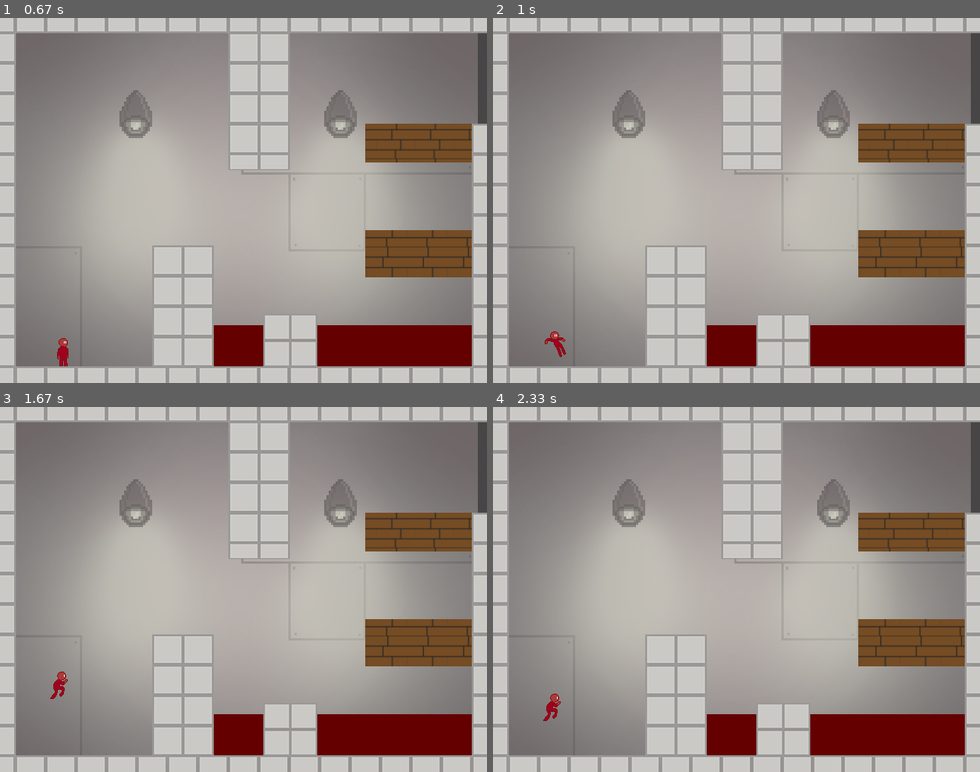
Above: before the commit, frames 1-4 (two rows, left to right).
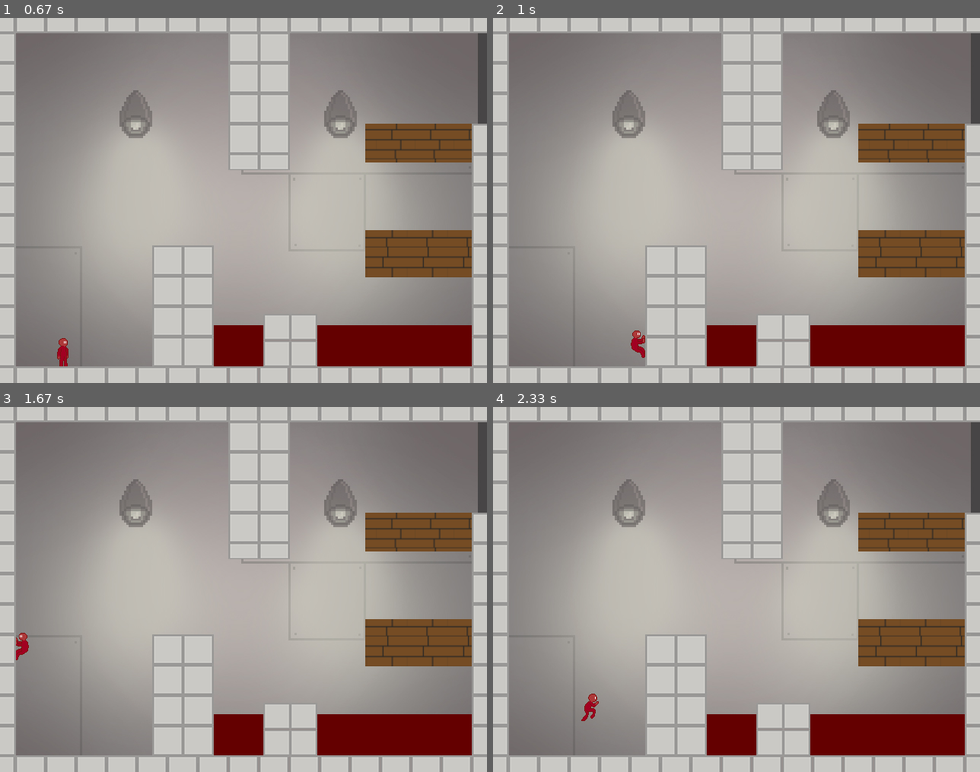
Above: after the commit, the same moments.

Repository: Teedu/Warehouse_Getaway
Game: pygame game, started from main.py
The game is run twice, just before and just after one commit, with the same random seed, the same clock (stepped at 60 frames per second) and the same inputs.
Inputs (mouse positions are in pixels of both pictures, inside the frame that each line leads up to):
- Up to frame 1 (0.67 s): click "Start" at 0.38 s
- Up to frame 2 (1 s): hold W from 0.67 s (still down); hold Right from 0.67 s (still down); move the mouse to (717, 215) at 0.7 s
- Up to frame 3 (1.67 s): release W at 1.13 s; release Right at 1.13 s; tap Space at 1.17, 1.5 s
- Up to frame 4 (2.33 s): tap R at 1.83 s; hold Right from 2.17 s (still down); tap Space at 2.23 s

Frame 1 is identical in both runs. In frame 2, 0.3% of the frame differs, in the area x 10-32%, y 85-94%; in frame 3, 0.3%; in frame 4, 0.3%.

Commit message:
parandatud topelt hüppe

Diff:
--- a/main.py
+++ b/main.py
@@ -86,9 +86,9 @@
             elif self.vy<0 and self.vx==0:
                  window.blit(huppamine,(self.x-20,self.y-20))
             elif self.vy<0 and self.vx<0:
-                 window.blit(pygame.transform.flip(kukkumine, True, False),(self.x-20,self.y-20))
+                 window.blit(pygame.transform.flip(huppamine, True, False),(self.x-20,self.y-20))
             elif self.vy>0 and self.vx>0:
-                 window.blit(huppamine,(self.x-20,self.y-20))
+                 window.blit(kukkumine,(self.x-20,self.y-20))
             elif self.vy>0 and self.vx<0:
                  window.blit(pygame.transform.flip(kukkumine, True, False),(self.x-20,self.y-20))
             elif self.vy>0 and self.vx==0:
@@ -123,8 +123,12 @@
                 self.y =s.y+s.h+20
             elif self.x+20 in range(s.x, s.x+s.w) and self.y+20 in range(s.y,s.y+s.h):
                 self.points_bol[8]=True
+                self.jump1=True
+                self.jump2=True
             elif self.x-20 in range(s.x, s.x+s.w) and self.y+20 in range(s.y,s.y+s.h):
                 self.points_bol[6]=True
+                self.jump1=True
+                self.jump2=True
             elif self.x+20 in range(s.x, s.x+s.w) and self.y-20 in range(s.y,s.y+s.h):
                 self.points_bol[2]=True
             elif self.x-20 in range(s.x, s.x+s.w) and self.y-20 in range(s.y,s.y+s.h):
@@ -144,6 +148,22 @@
         elif (self.points_bol[3]==True or self.points_bol[5]==True) and self.move_bol[1]==True:#saab mööda seina üles liikuda
             self.vy=-5
             self.ro+=1
+
+        if self.move_bol[0]==True and self.move_bol[2]==True:#kui hoiab all nii vasakut ja paremat ei liigu mitte midagi
+            self.vx =0
+        elif self.move_bol[0]==True and self.points_bol[3] != True:#liigub vasakule
+            self.vx=-5
+        elif self.move_bol[2]==True and self.points_bol[5] != True:#liigub paremale
+            self.vx= 5
+
+        if (self.move_bol[1]==True or self.move_bol[4]==True) and self.jump1==True and not (self.points_bol[3]==True or self.points_bol[5]==True) and self.jump_bol==True:#saab seina
+            self.vy =-10
+            self.jump1=False
+            self.jump_bol=False
+        elif (self.move_bol[1]==True or self.move_bol[4]==True) and self.jump2==True and not (self.points_bol[3]==True or self.points_bol[5]==True) and self.jump_bol==True:
+            self.vy =-10
+            self.jump2=False
+            self.jump_bol=False
 
         if self.points_bol[3]==True and self.move_bol[4]==True and self.jump_bol==True:#esimene hüppe
             self.vy=-10
@@ -154,22 +174,6 @@
             self.vy=-10
             self.vx=-5
             self.jump1 =False
-            self.jump_bol=False
-
-        if self.move_bol[0]==True and self.move_bol[2]==True:#kui hoiab all nii vasakut ja paremat ei liigu mitte midagi
-            self.vx =0
-        elif self.move_bol[0]==True and self.points_bol[3] != True:#liigub vasakule
-            self.vx=-5
-        elif self.move_bol[2]==True and self.points_bol[5] != True:#liigub paremale
-            self.vx= 5
-
-        if (self.move_bol[1]==True or self.move_bol[4]==True) and self.jump1==True and not (self.points_bol[3]==True or self.points_bol[5]==True) and self.jump_bol==True:#saab seina
-            self.vy =-10
-            self.jump1=False
-            self.jump_bol=False
-        elif (self.move_bol[1]==True or self.move_bol[4]==True) and self.jump2==True and not (self.points_bol[3]==True or self.points_bol[5]==True) and self.jump_bol==True:
-            self.vy =-10
-            self.jump2=False
             self.jump_bol=False
 
         if self.drone==False:#aeglustab ainult kui pole robot
@@ -326,13 +330,13 @@
         if e.type == pygame.QUIT:
             on = False
         elif e.type == pygame.KEYDOWN:
-            if e.key == pygame.K_w:
+            if e.key == pygame.K_w or e.key == pygame.K_UP:
                 player.move_bol[1]=True
-            if e.key == pygame.K_a:
+            if e.key == pygame.K_a or e.key == pygame.K_LEFT:
                 player.move_bol[0]=True
-            if e.key == pygame.K_d:
+            if e.key == pygame.K_d or e.key == pygame.K_RIGHT:
                 player.move_bol[2]=True
-            if e.key == pygame.K_s:
+            if e.key == pygame.K_s or e.key == pygame.K_DOWN:
                 player.move_bol[3]=True
             if e.key == pygame.K_SPACE:
                 player.move_bol[4]=True
@@ -344,14 +348,15 @@
                 people=set_room('drones')
                 people.append(player)
                 player.__init__(80,400,(225,0,0))
+                algus = time.time()
         elif e.type == pygame.KEYUP:
-            if e.key == pygame.K_w:
+            if e.key == pygame.K_w or e.key == pygame.K_UP:
                 player.move_bol[1]=False
-            if e.key == pygame.K_a:
+            if e.key == pygame.K_a or e.key == pygame.K_LEFT:
                 player.move_bol[0]=False
-            if e.key == pygame.K_d:
+            if e.key == pygame.K_d or e.key == pygame.K_RIGHT:
                 player.move_bol[2]=False
-            if e.key == pygame.K_s:
+            if e.key == pygame.K_s or e.key == pygame.K_DOWN:
                 player.move_bol[3]=False
             if e.key == pygame.K_SPACE:
                 player.move_bol[4]=False
